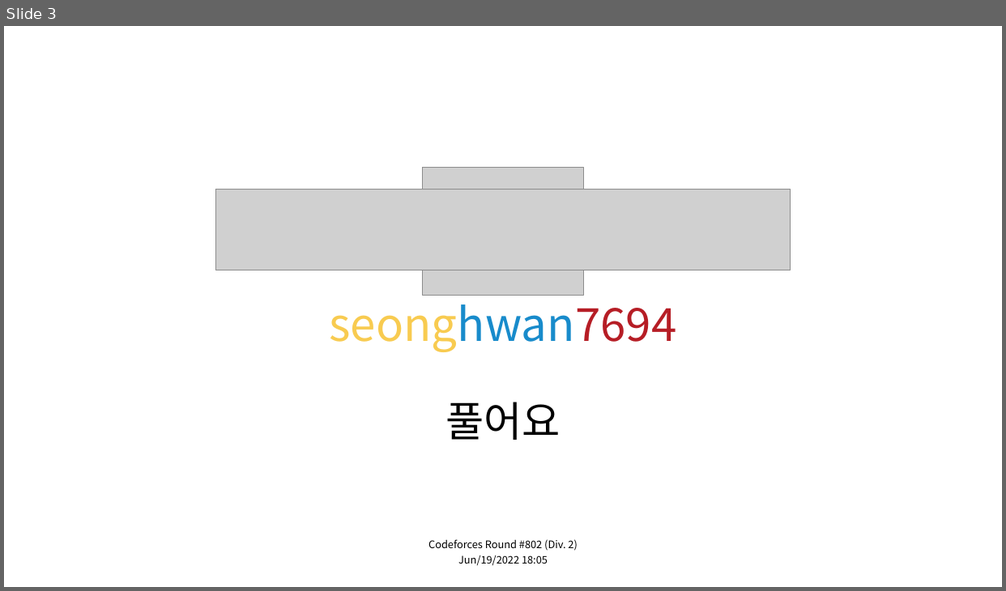
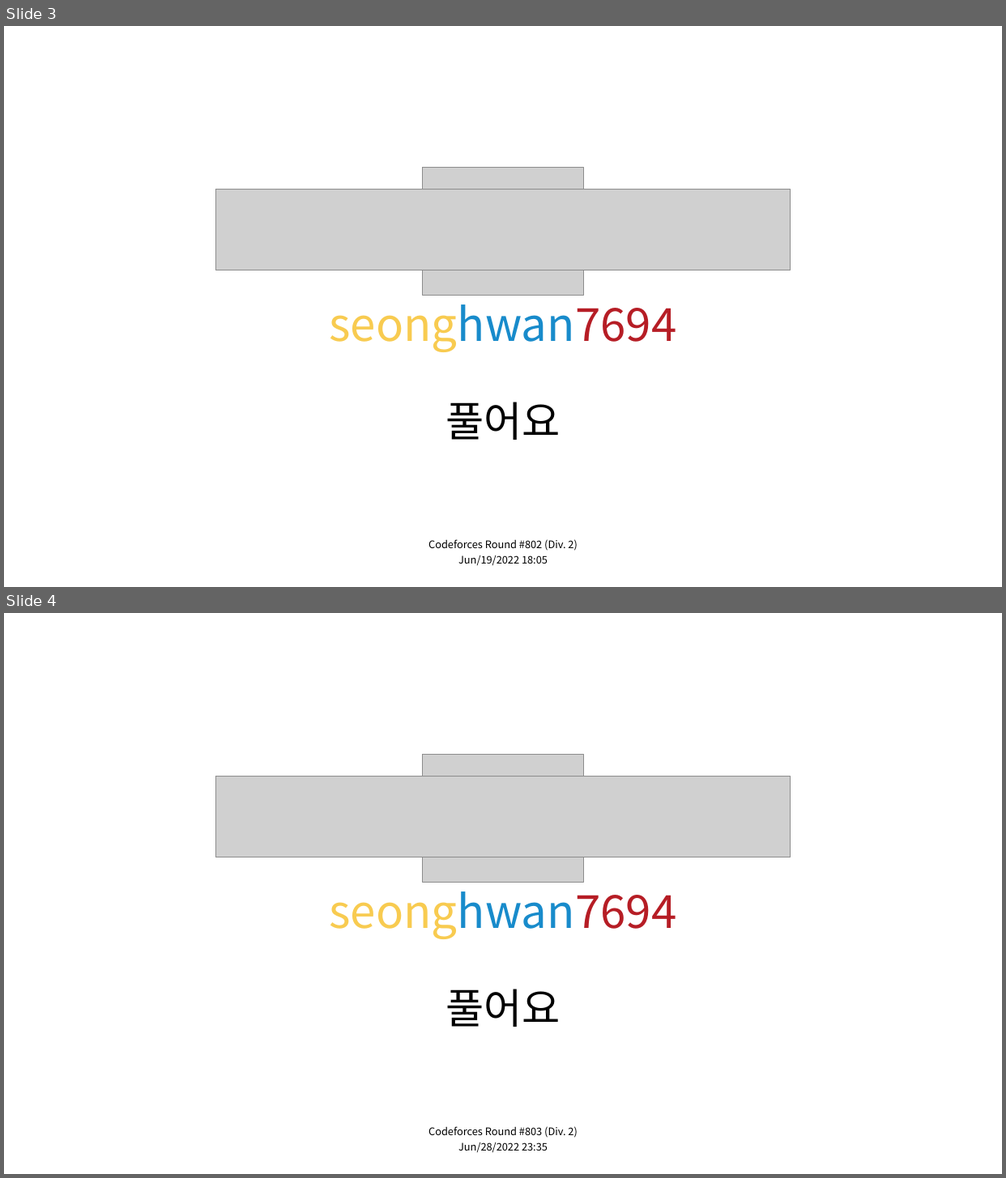
Before and after one commit to seonghwan7694/CODEFORCES_solved, a slide deck: settings/thumbnail_template.pptx. Shown one above the other, each under a label of ours: slide 3 before the commit, slides 3 and 4 after it. The pictures are 1006x591 and 1006x1178 pixels, drawn with LibreOffice and Linux fonts; fonts in the diff are those of the drawing; grey boxes stand for pictures. Boxes give left, top, right and bottom in pixels: in the first picture for what was removed or moved away, otherwise in the second. Text is boxed around its words. In the diff, an @@ line names an element or a change of style, - is before the commit and + after.

```diff
--- a/settings/thumbnail_template.pptx
+++ b/settings/thumbnail_template.pptx
@@ slide 4 added at [4,613,1002,1174], background #FFFFFF @@
@@ picture added at [423,755,583,882] @@
@@ picture added at [216,776,791,857] @@
@@ text added at [329,882,676,939], 44 pt, text #F8CB50 @@
+seonghwan7694
@@ text added at [445,989,560,1027], 40 pt, text #000000 @@
+풀어요
@@ text added at [428,1127,577,1138], 10 pt, text #000000 @@
+Codeforces Round #803 (Div. 2)
@@ text added at [458,1143,548,1153], 10 pt, text #000000 @@
+Jun/28/2022 23:35
```
Also in this commit, not shown: 6 other files.
